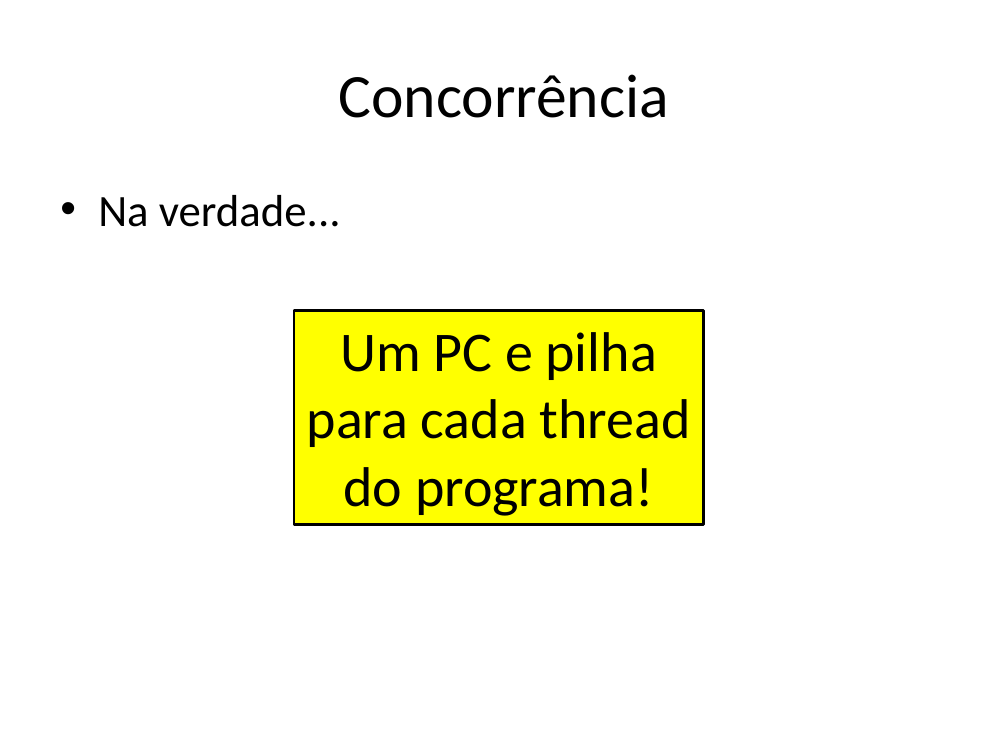
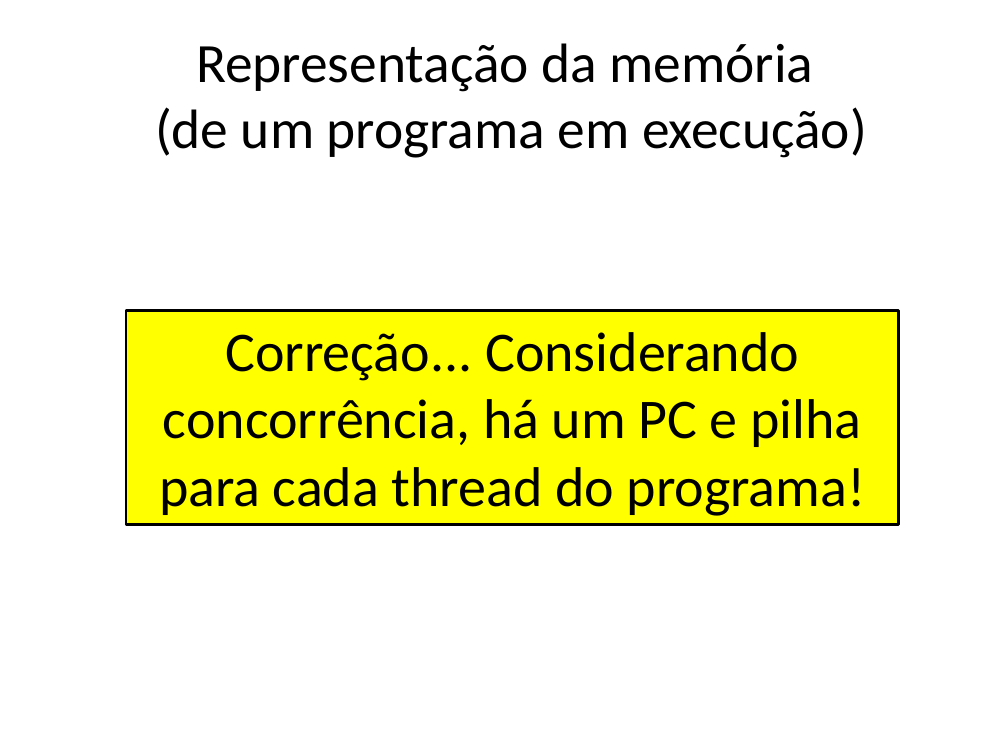
Before and after one commit to damorim/compilers-cin, a slide deck: slide 4 of slides-aulas/ambiente-exec-e-geracao-codigo.pptx (slide 5 before the commit). Drawn at 1008x756 pixels with LibreOffice and Linux fonts; fonts in the diff are those of the drawing. Boxes give left, top, right and bottom in pixels: in the first picture for what was removed or moved away, otherwise in the second. Text is boxed around its words. In the diff, an @@ line names an element or a change of style, - is before the commit and + after.

Commit message:
slides

```diff
--- a/slides-aulas/ambiente-exec-e-geracao-codigo.pptx
+++ b/slides-aulas/ambiente-exec-e-geracao-codigo.pptx
@@ title at box(155, 43, 867, 158): text changed; size 44 to 39.6 pt @@
-Concorrência
+Representação da memória
+(de um programa em execução)
@@ text removed at box(98, 195, 341, 227) @@
-• Na verdade...
@@ rectangle "Correção... Considerando concorrência, há um ...": place and size @@
-rectangle "Correção... Considerando concorrência, há um ..." at box(294, 310, 704, 524)
+rectangle "Correção... Considerando concorrência, há um ..." at box(126, 310, 899, 524)
@@ text in rectangle at box(159, 332, 866, 516): text changed @@
-Um PC e pilha para cada thread do programa!
+Correção... Considerando concorrência, há um PC e pilha para cada thread do programa!
```
Also in this commit, not shown: 11 other slides changed, 14 slides added, 1 slide removed.
